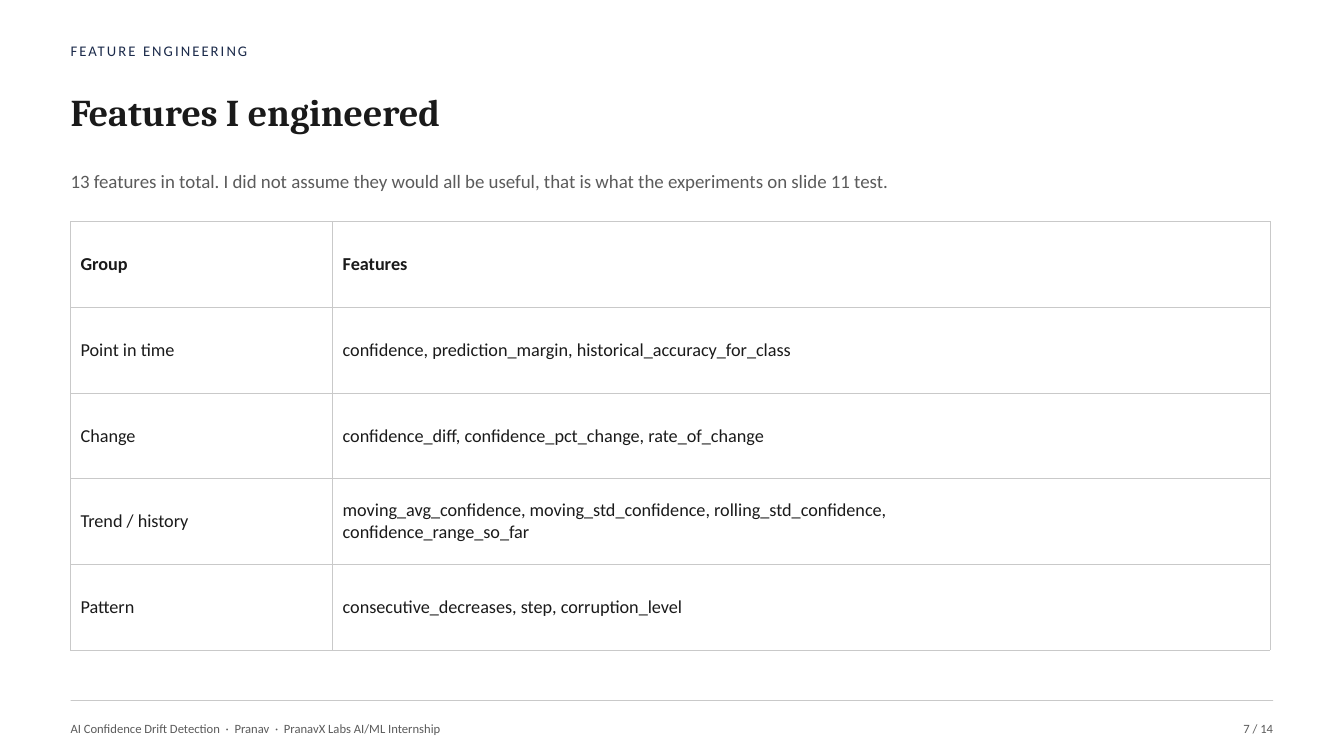
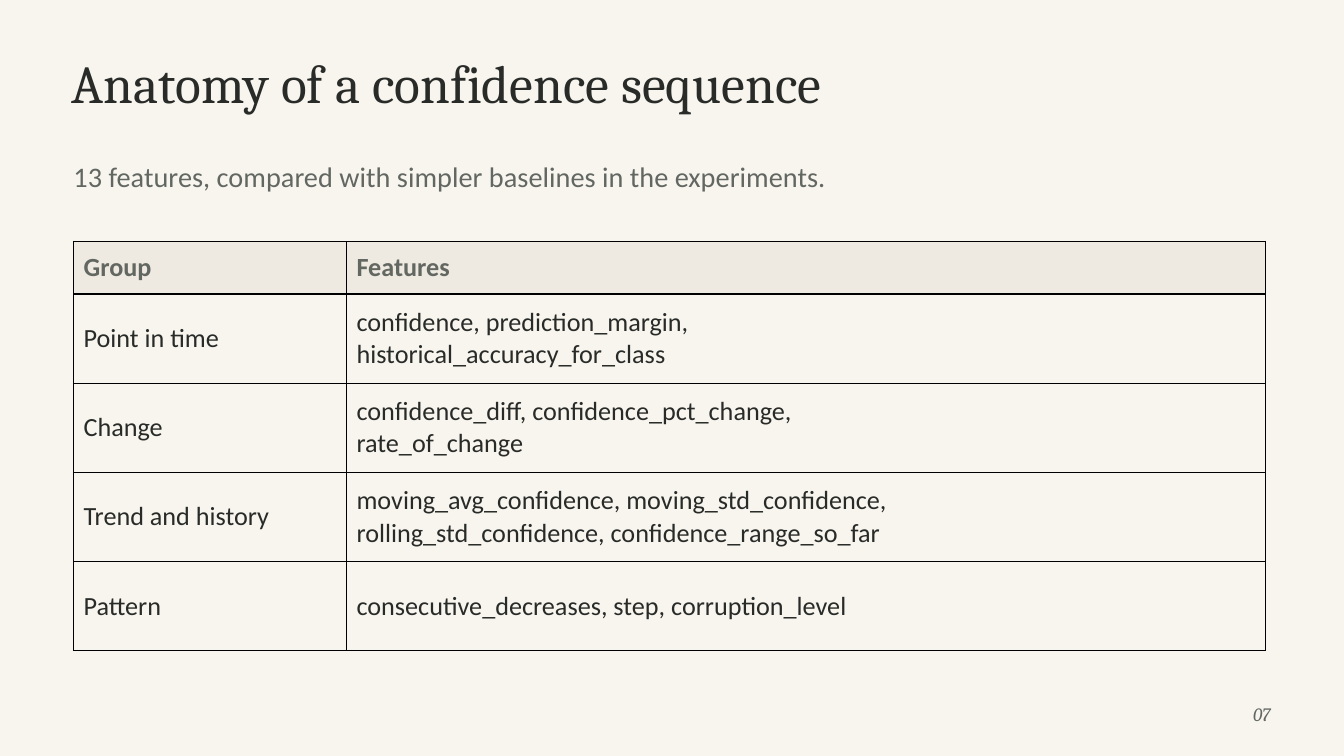
Before and after one commit to ahansardar/ai-confidence-drift, a slide deck: slide 7 of reports/presentation/AI_Confidence_Drift_Presentation.pptx. Drawn at 1344x756 pixels with LibreOffice and Linux fonts; fonts in the diff are those of the drawing. Boxes give left, top, right and bottom in pixels: in the first picture for what was removed or moved away, otherwise in the second. Text is boxed around its words. In the diff, an @@ line names an element or a change of style, - is before the commit and + after.

Commit message:
font change

```diff
--- a/reports/presentation/AI_Confidence_Drift_Presentation.pptx
+++ b/reports/presentation/AI_Confidence_Drift_Presentation.pptx
@@ background #FFFFFF to #F8F5EF @@
@@ text removed at (71,35,877,66) @@
-FEATURE ENGINEERING
@@ text added at (71,65,821,115), 38.2 pt, text #292B28 @@
+Anatomy of a confidence sequence
@@ text removed at (71,175,888,191) @@
-13 features in total. I did not assume they would all be useful, that is what the experiments on slide 11 test.
@@ text at (73,167,826,192): text changed; size 27 to 20.2 pt; font Cambria to Calibri; text colour #1A1A1A to #636761; bold off @@
-Features I engineered
+13 features, compared with simpler baselines in the experiments.
@@ text "13 features, compared with simpler ..." at (73,167,826,192): vertical alignment middle to top @@
@@ table at (74,242,1265,651) @@
-row 2, column 2: confidence, prediction_margin, historical_accuracy_for_class
+row 2, column 2: confidence, prediction_margin, / historical_accuracy_for_class
-row 3, column 2: confidence_diff, confidence_pct_change, rate_of_change
+row 3, column 2: confidence_diff, confidence_pct_change, / rate_of_change
-row 4, column 1: Trend / history
+row 4, column 1: Trend and history
-row 4, column 2: moving_avg_confidence, moving_std_confidence, rolling_std_confidence, / confidence_range_so_far
+row 4, column 2: moving_avg_confidence, moving_std_confidence, / rolling_std_confidence, confidence_range_so_far
@@ fill none to #EEEAE1 in row 1 @@
@@ fill none to #F8F5EF in 8 cells @@
@@ size 13 to 18.8 pt in "Group", "Features", "Point in time", "Change" and 2 more places @@
@@ text colour #1A1A1A to #636761 in "Group", "Features" @@
@@ text colour #1A1A1A to #292B28 in "Point in time", "Change", "Pattern", "consecutive_decreases, step, corruption_level" @@
@@ borders changed @@
@@ table: place and size @@
-table at (71,222,1270,620)
+table at (74,242,1265,651)
@@ line removed from (71, 701) to (1273, 701) @@
@@ text added at (1253,708,1271,721), 13.5 pt, text #636761, italic @@
+07
@@ text removed at (71,724,440,735) @@
-AI Confidence Drift Detection · Pranav · PranavX Labs AI/ML Internship
@@ text removed at (1243,725,1273,733) @@
-7 / 14
```
Also in this commit, not shown: 10 other slides changed, 3 slides added, 3 slides removed.
